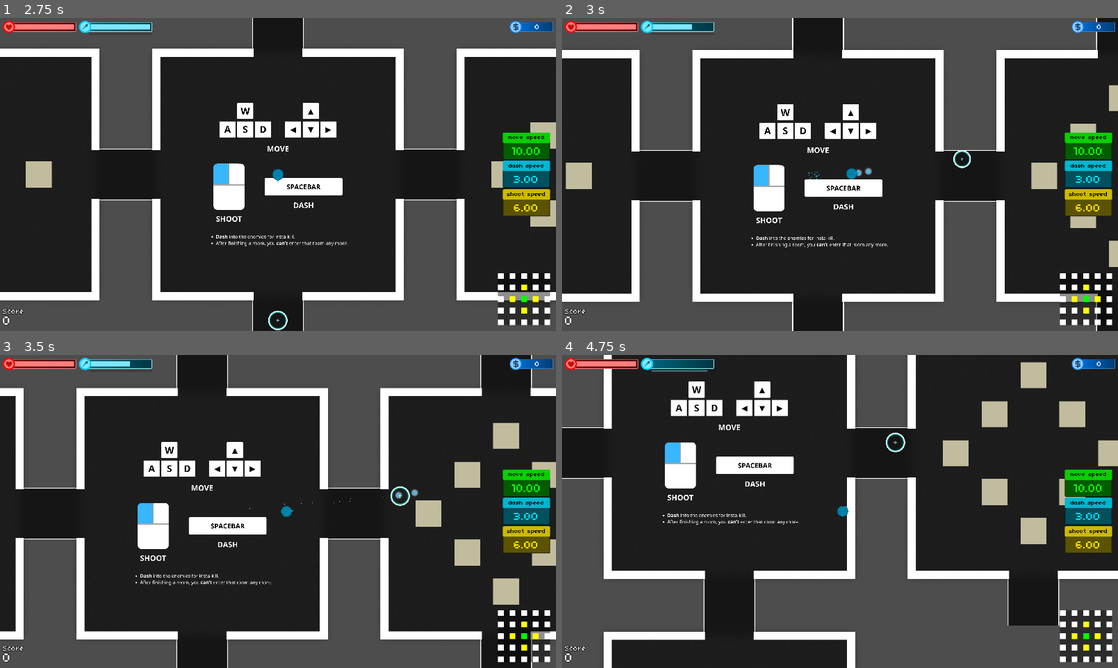
Above: before the commit, frames 1-4 (two rows, left to right).
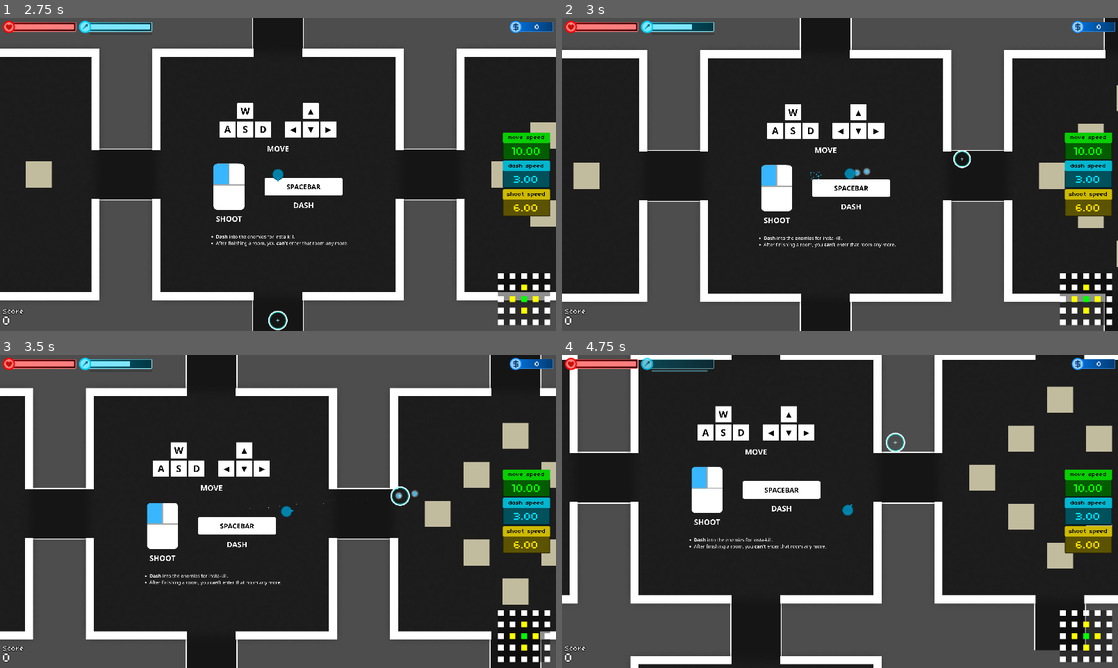
Above: after the commit, the same moments.

Repository: doanryderrhythm/thesis-1-vng-game
Game: Godot game, scene res://scenes/main_scenes/shop_scene.tscn
Two runs of this game, one before a commit and one after it. Both use one fixed random seed, a clock stepped at 60 frames per second and the inputs below.
Inputs (mouse positions are in pixels of both pictures, inside the frame that each line leads up to):
- Up to frame 1 (2.75 s): click "Unlock - 0" at 0.5 s; click "Equip" at 1.25 s; click "START" at 2 s
- Up to frame 2 (3 s): tap Enter at 2.75 s; move the mouse to (962, 158) at 2.77 s; hold Right (right) from 2.78 s (still down); tap Space (dash) at 2.85 s; click (962, 158) at 2.92 s
- Up to frame 3 (3.5 s): keep holding Right (right)
- Up to frame 4 (4.75 s): move the mouse to (728, 527) at 3.52 s; release Right (right) at 3.53 s; hold Down (down) 3.53-4.28 s; tap Space (dash) at 3.6, 4.35 s; move the mouse to (895, 442) at 4.27 s; hold Right (right) from 4.28 s (still down)

Frame 1 is identical in both runs. In frame 2, 11% of the frame differs, in the area x 0-100%, y 0-100%; in frame 3, 14%; in frame 4, 38%.

Commit message:
Added icy movement for player

Diff:
--- a/untitled-thesis-1-game/scenes/bombs/bomb_move.tscn
+++ b/untitled-thesis-1-game/scenes/bombs/bomb_move.tscn
@@ -64,5 +64,3 @@
 
 [node name="CollisionShape2D" type="CollisionShape2D" parent="CollideArea2D" index="0" unique_id=8571907]
 shape = SubResource("CircleShape2D_mvuig")
-
-[connection signal="body_entered" from="CollideArea2D" to="." method="_on_collide_area_2d_body_entered"]
--- a/untitled-thesis-1-game/scenes/main_scenes/play_scene.tscn
+++ b/untitled-thesis-1-game/scenes/main_scenes/play_scene.tscn
@@ -116,6 +116,7 @@
 [node name="Bullets" type="Node2D" parent="." unique_id=1314244741]
 
 [node name="Player" parent="." unique_id=556700346 instance=ExtResource("1_tt14s")]
+_physics_type = 1
 
 [node name="Camera2D" type="Camera2D" parent="Player" unique_id=1918493937]
 zoom = Vector2(0.35, 0.35)
--- a/untitled-thesis-1-game/scenes/ui/debug_ui.tscn
+++ b/untitled-thesis-1-game/scenes/ui/debug_ui.tscn
@@ -351,6 +351,45 @@
 &"default": SubResource("Animation_bcd6v")
 }
 
+[sub_resource type="Animation" id="Animation_j0te7"]
+length = 0.001
+tracks/0/type = "value"
+tracks/0/imported = false
+tracks/0/enabled = true
+tracks/0/path = NodePath("DashBar:modulate")
+tracks/0/interp = 1
+tracks/0/loop_wrap = true
+tracks/0/keys = {
+"times": PackedFloat32Array(0),
+"transitions": PackedFloat32Array(1),
+"update": 0,
+"values": [Color(1, 1, 1, 1)]
+}
+
+[sub_resource type="Animation" id="Animation_qctl6"]
+resource_name = "dash_waiting"
+length = 0.5
+loop_mode = 1
+step = 0.25
+tracks/0/type = "value"
+tracks/0/imported = false
+tracks/0/enabled = true
+tracks/0/path = NodePath("DashBar:modulate")
+tracks/0/interp = 1
+tracks/0/loop_wrap = true
+tracks/0/keys = {
+"times": PackedFloat32Array(0, 0.25, 0.5),
+"transitions": PackedFloat32Array(1, 1, 1),
+"update": 0,
+"values": [Color(1, 1, 1, 1), Color(1, 1, 1, 0.1764706), Color(1, 1, 1, 1)]
+}
+
+[sub_resource type="AnimationLibrary" id="AnimationLibrary_141q6"]
+_data = {
+&"RESET": SubResource("Animation_j0te7"),
+&"dash_waiting": SubResource("Animation_qctl6")
+}
+
 [node name="DebugUi" type="CanvasLayer" unique_id=2086543205]
 process_mode = 3
 script = ExtResource("1_hqpec")
@@ -899,6 +938,7 @@
 vertical_alignment = 1
 
 [node name="ResultNode" type="ColorRect" parent="." unique_id=1507721967]
+visible = false
 anchors_preset = 15
 anchor_right = 1.0
 anchor_bottom = 1.0
@@ -1165,6 +1205,9 @@
 [node name="ResultAnimationPlayer" type="AnimationPlayer" parent="." unique_id=275397706]
 libraries/ = SubResource("AnimationLibrary_bcx30")
 
+[node name="DebugUIAnimationPlayer" type="AnimationPlayer" parent="." unique_id=1222622052]
+libraries/ = SubResource("AnimationLibrary_141q6")
+
 [connection signal="pressed" from="PauseNode/HBoxContainer/ResumeButton" to="." method="_on_resume_button_pressed"]
 [connection signal="pressed" from="PauseNode/HBoxContainer/RetryButton" to="." method="_on_retry_button_pressed"]
 [connection signal="pressed" from="PauseNode/HBoxContainer/RetireButton" to="." method="_on_retire_button_pressed"]
--- a/untitled-thesis-1-game/scripts/player/player.gd
+++ b/untitled-thesis-1-game/scripts/player/player.gd
@@ -18,7 +18,14 @@
 	CIRCLE,
 }
 
+enum PhysicsType
+{
+	NORMAL,
+	ICY,
+}
+
 @export var _character_type: CharacterType
+@export var _physics_type: PhysicsType
 @export var _bullet_stats: BulletStats
 @export var _bullet_scene: PackedScene
 
@@ -50,6 +57,11 @@
 
 @onready var _player_sprite: Sprite2D = $Sprite2D
 
+var _current_velocity: Vector2 = Vector2.ZERO
+
+@export var ice_acceleration: float = 3500.0
+@export var ice_friction: float = 2000.0
+
 var state: PlayerState
 var _is_dash: bool = false
 var _move_rate: float = 1.0
@@ -88,12 +100,31 @@
 		Input.get_action_strength(ValueStorer.key_down) - Input.get_action_strength(ValueStorer.key_up)
 	)
 
-	if state != PlayerState.DASH:
-		direction_vector = input_vector.normalized() * _offset_move_speed
-	else:
-		direction_vector = _dash_direction_vector
-
-	velocity = ProfileManager.move_speed * _move_rate * direction_vector
+	if _physics_type == PhysicsType.NORMAL:
+		if state != PlayerState.DASH:
+			direction_vector = input_vector.normalized() * _offset_move_speed
+		else:
+			direction_vector = _dash_direction_vector
+
+		velocity = ProfileManager.move_speed * _move_rate * direction_vector
+	elif _physics_type == PhysicsType.ICY:
+		if state != PlayerState.DASH:
+			var target_velocity = input_vector * ProfileManager.move_speed * _offset_move_speed
+			if input_vector != Vector2.ZERO:
+				_current_velocity = _current_velocity.move_toward(
+					target_velocity,
+					ice_acceleration * get_physics_process_delta_time()
+				)
+			else:
+				_current_velocity = _current_velocity.move_toward(
+					Vector2.ZERO,
+					ice_friction * get_physics_process_delta_time()
+				)
+		else:
+			_current_velocity = ProfileManager.move_speed * _dash_direction_vector
+
+		velocity = _current_velocity * _move_rate
+
 	move_and_slide()
 
 func manage_dash() -> void:
--- a/untitled-thesis-1-game/scripts/ui/debug_ui.gd
+++ b/untitled-thesis-1-game/scripts/ui/debug_ui.gd
@@ -19,6 +19,7 @@
 
 @onready var gameplay_anim_player: AnimationPlayer = $GameplayAnimationPlayer
 @onready var result_anim_player: AnimationPlayer = $ResultAnimationPlayer
+@onready var debug_ui_anim_player: AnimationPlayer = $DebugUIAnimationPlayer
 
 #region RESULT
 @onready var reason_to_lose_label: Label = $ResultNode/Background/ReasonLabel
@@ -97,6 +98,10 @@
 
 func change_dash() -> void:
 	dash_bar.value = GameManager.player._dash_count
+	if dash_bar.value == 0:
+		debug_ui_anim_player.play("dash_waiting")
+	else:
+		debug_ui_anim_player.play("RESET")
 
 func change_score() -> void:
 	score_label.text = str(GameManager.total_score)
